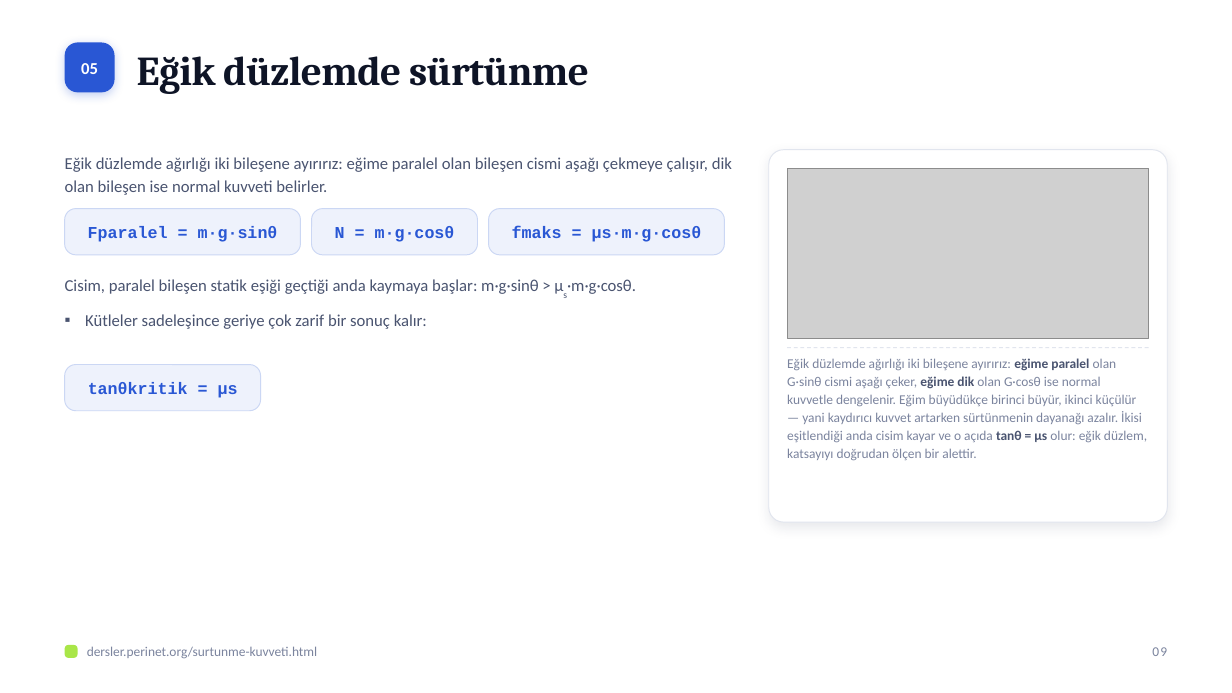
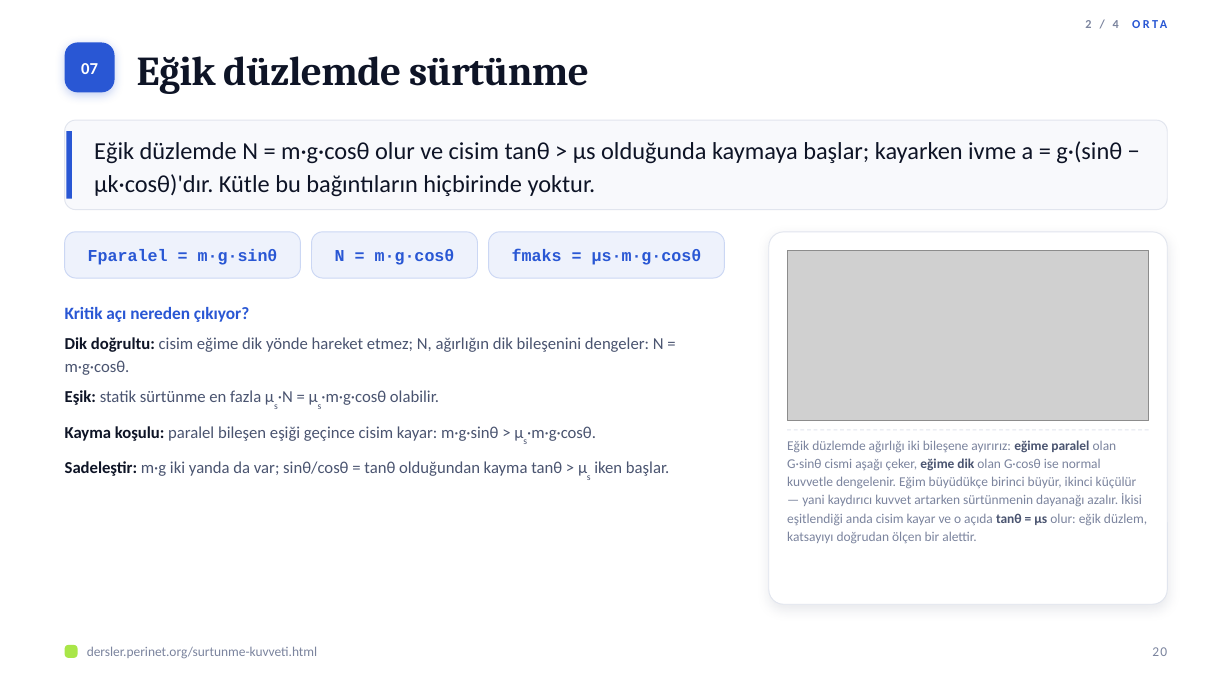
Before and after one commit to elestirmen/dersler, a slide deck: slide 20 of dist/sunum/surtunme-kuvveti.pptx (slide 9 before the commit). Drawn at 1232x693 pixels with LibreOffice and Linux fonts; fonts in the diff are those of the drawing; grey boxes stand for pictures. Boxes give left, top, right and bottom in pixels: in the first picture for what was removed or moved away, otherwise in the second. Text is boxed around its words. In the diff, an @@ line names an element or a change of style, - is before the commit and + after.

```diff
--- a/dist/sunum/surtunme-kuvveti.pptx
+++ b/dist/sunum/surtunme-kuvveti.pptx
@@ text added at [1085, 20, 1119, 28], 9.5 pt, text #2957D4, bold @@
+2 / 4 ORTA
@@ text at [81, 63, 98, 74]: text changed @@
-05
+07
@@ rounded rectangle added at [65, 120, 1167, 210], fill #F8F9FC, outline #E1E5EE 0.75 pt @@
@@ rectangle added at [67, 131, 72, 199], fill #2957D4 @@
@@ text added at [94, 141, 1122, 196], 19 pt, text #0E1426 @@
+Eğik düzlemde N = m·g·cosθ olur ve cisim tanθ > μs olduğunda kaymaya başlar; kayarken ivme a = g·(sinθ − μk·cosθ)'dır. Kütle bu bağıntıların hiçbirinde yoktur.
@@ text removed at [65, 157, 732, 195] @@
-Eğik düzlemde ağırlığı iki bileşene ayırırız: eğime paralel olan bileşen cismi aşağı çekmeye çalışır, dik olan bileşen ise normal kuvveti belirler.
@@ picture removed at [787, 168, 1149, 338] @@
@@ 3 texts, 3 rounded rectangles: place and size @@
-3 texts, 3 rounded rectangles at [65, 209, 725, 255]
+3 texts, 3 rounded rectangles at [65, 232, 725, 278]
@@ picture added at [787, 250, 1149, 421] @@
@@ text removed at [65, 279, 636, 329] @@
-▪ Cisim, paralel bileşen statik eşiği geçtiği anda kaymaya başlar: m·g·sinθ > μs·m·g·cosθ.
-▪ Kütleler sadeleşince geriye çok zarif bir sonuç kalır:
@@ text added at [65, 307, 249, 322], 13.5 pt, text #2957D4, bold @@
+Kritik açı nereden çıkıyor?
@@ text added at [65, 337, 669, 476], 13 pt, text #4A5470 @@
+1. Dik doğrultu: cisim eğime dik yönde hareket etmez; N, ağırlığın dik bileşenini dengeler: N = m·g·cosθ.
+2. Eşik: statik sürtünme en fazla μs·N = μs·m·g·cosθ olabilir.
+3. Kayma koşulu: paralel bileşen eşiği geçince cisim kayar: m·g·sinθ > μs·m·g·cosθ.
+4. Sadeleştir: m·g iki yanda da var; sinθ/cosθ = tanθ olduğundan kayma tanθ > μs iken başlar.
@@ rounded rectangle removed at [65, 365, 261, 411] @@
@@ text removed at [88, 382, 238, 398] @@
-tanθkritik = μs
@@ 1 text, 1 rounded rectangle, 1 line: place and size @@
-1 text, 1 rounded rectangle, 1 line at [769, 150, 1167, 522]
+1 text, 1 rounded rectangle, 1 line at [769, 232, 1167, 604]
@@ text at [1152, 647, 1167, 656]: text changed @@
-09
+20
```
Also in this commit, not shown: 11 other slides changed, 32 slides added, 5 slides removed, 21 other files.
